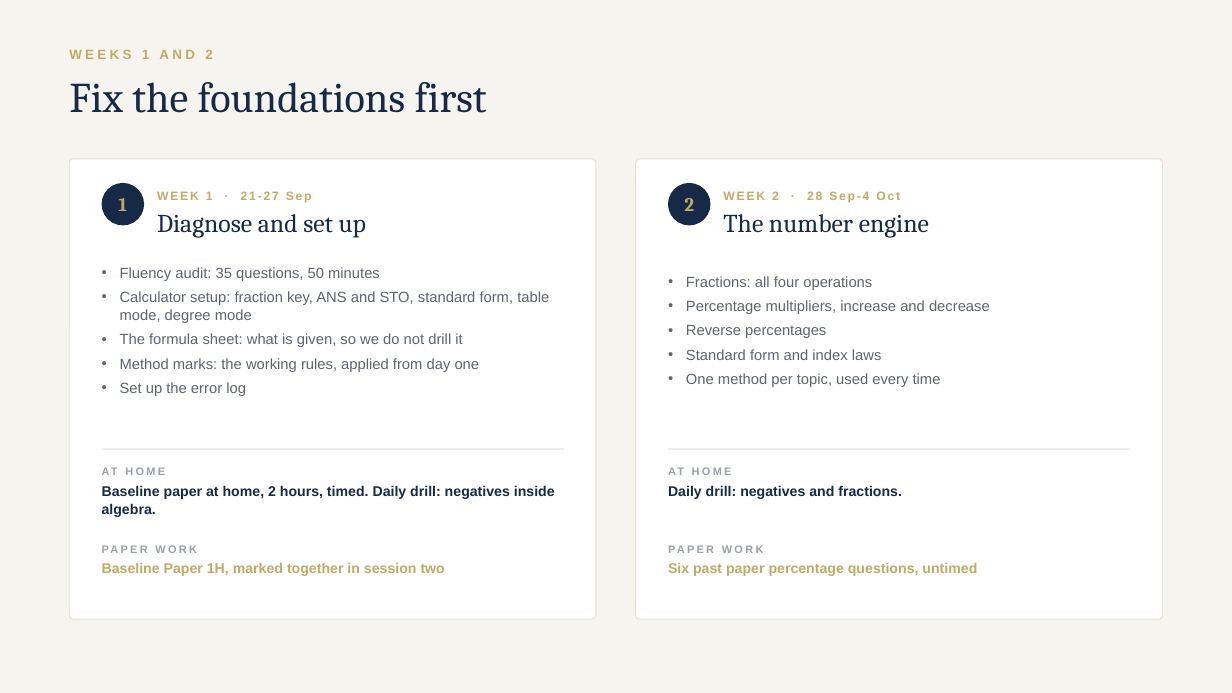
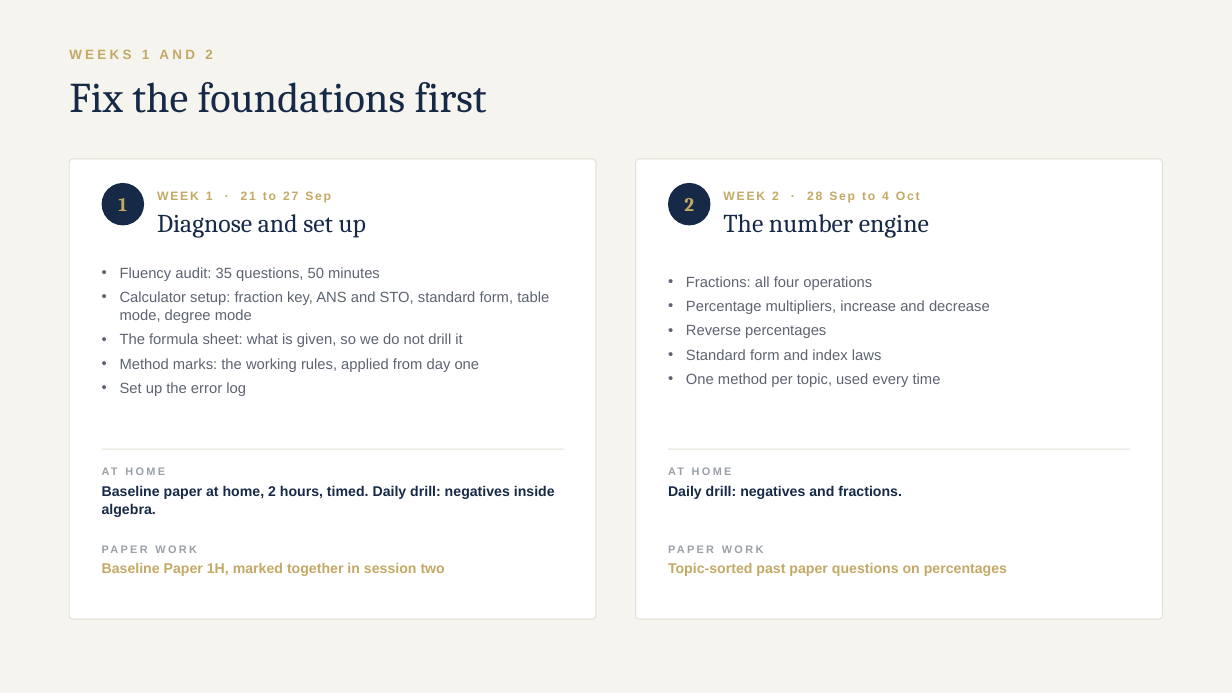
Before and after one commit to AliAljawabra/Daily, a slide deck: slide 7 of tutoring/charlotte/Charlotte_maths_plan.pptx. Drawn at 1232x693 pixels with LibreOffice and Linux fonts; fonts in the diff are those of the drawing. Boxes give left, top, right and bottom in pixels: in the first picture for what was removed or moved away, otherwise in the second. Text is boxed around its words. In the diff, an @@ line names an element or a change of style, - is before the commit and + after.

```diff
--- a/tutoring/charlotte/Charlotte_maths_plan.pptx
+++ b/tutoring/charlotte/Charlotte_maths_plan.pptx
@@ text at [157, 191, 331, 203]: text changed @@
-WEEK 1 · 21-27 Sep
+WEEK 1 · 21 to 27 Sep
@@ text at [723, 191, 920, 203]: text changed @@
-WEEK 2 · 28 Sep-4 Oct
+WEEK 2 · 28 Sep to 4 Oct
@@ text at [668, 563, 1007, 576]: text changed @@
-Six past paper percentage questions, untimed
+Topic-sorted past paper questions on percentages
```
Also in this commit, not shown: 5 other slides changed, 1 slide added, 1 slide removed, 1 other file.
